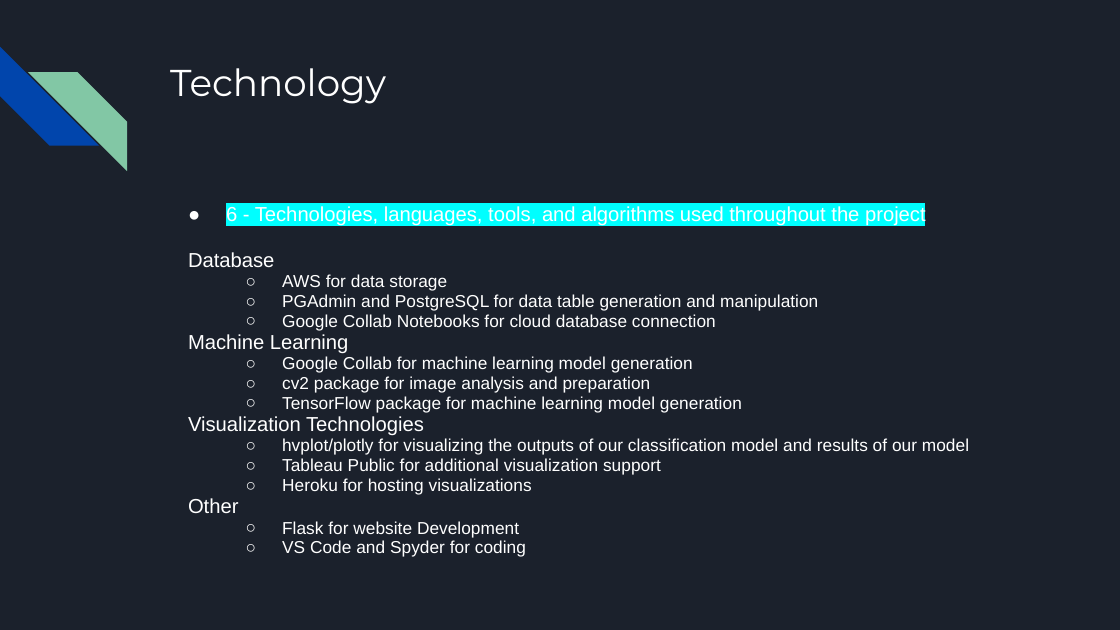
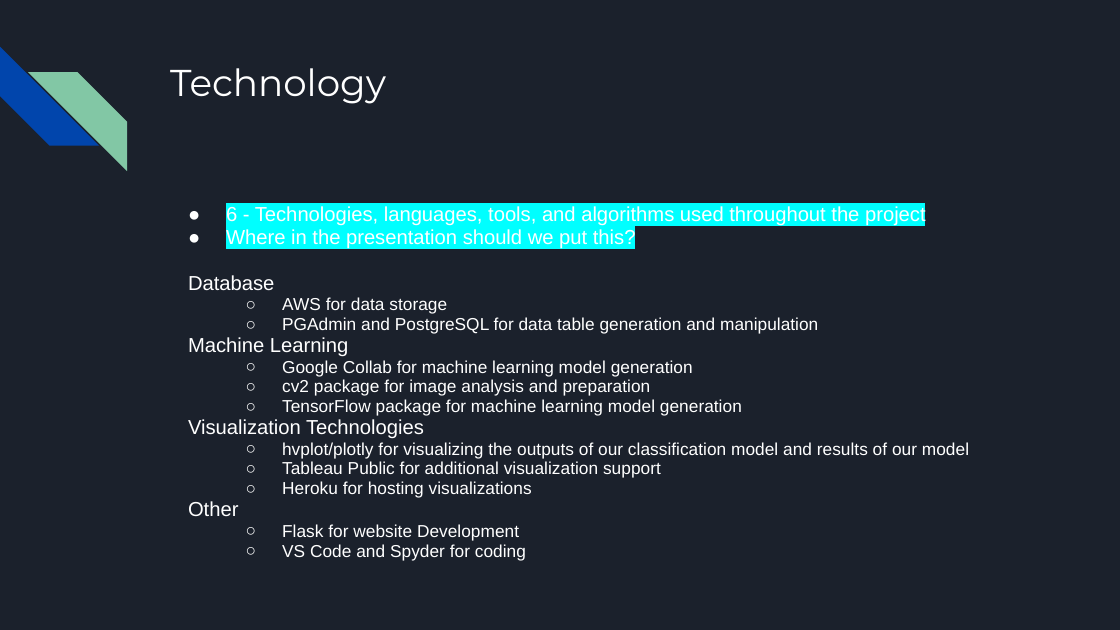
Before and after one commit to Ayesha-da/pneumonia_detection_analysis, a slide deck: slide 13 of Pneumonia Analysis Presentation.pptx (slide 11 before the commit). Drawn at 1120x630 pixels with LibreOffice and Linux fonts; fonts in the diff are those of the drawing. Boxes give left, top, right and bottom in pixels: in the first picture for what was removed or moved away, otherwise in the second. Text is boxed around its words. In the diff, an @@ line names an element or a change of style, - is before the commit and + after.

```diff
--- a/Pneumonia Analysis Presentation.pptx
+++ b/Pneumonia Analysis Presentation.pptx
@@ text at (226, 228, 636, 249): paragraph added @@
+● Where in the presentation should we put this?
@@ text at (282, 314, 716, 331): paragraph removed @@
-  ○ Google Collab Notebooks for cloud database connection
```
Also in this commit, not shown: 5 other slides changed, 2 slides added.
